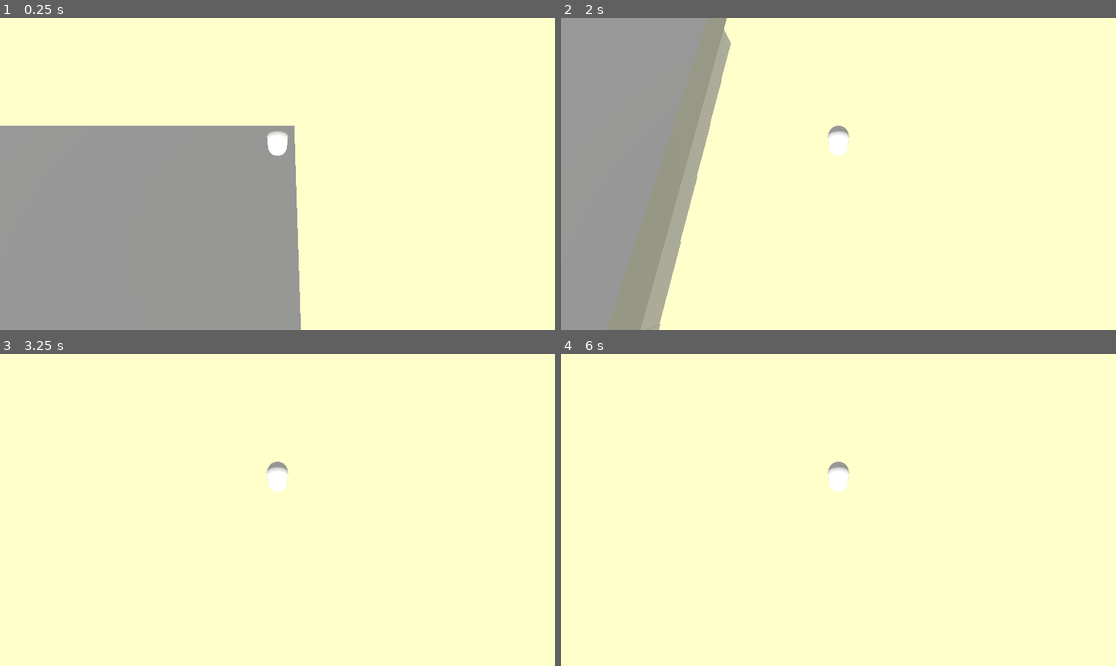
Above: before the commit, frames 1-4 (two rows, left to right).
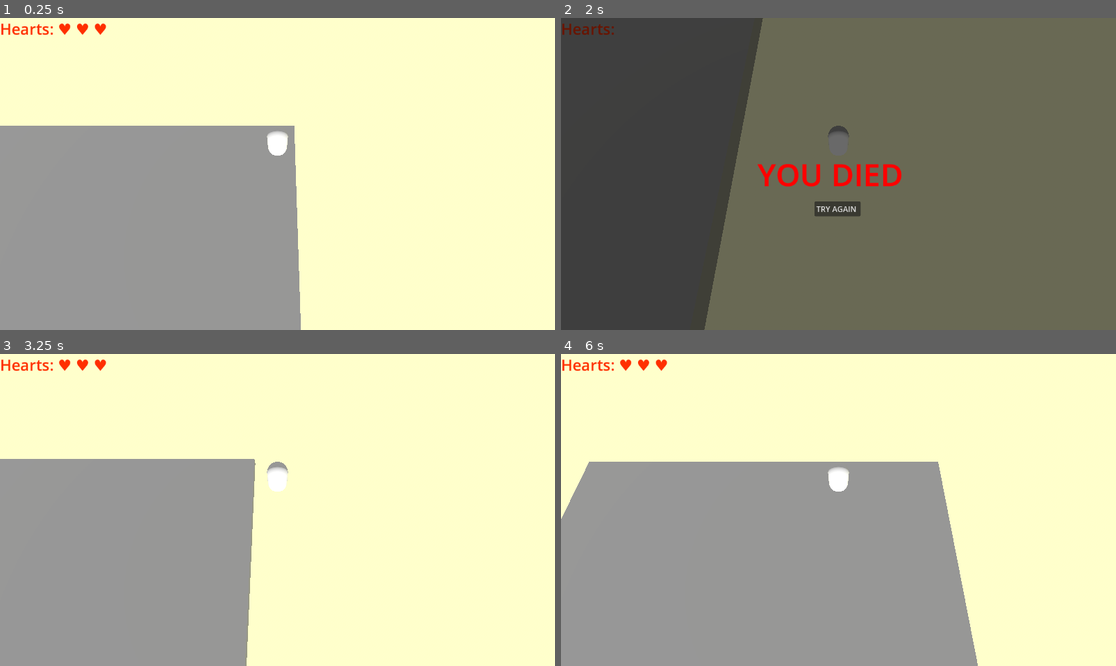
Above: after the commit, the same moments.

Repository: DanNoby/dyanomaze
Game: Godot game, scene res://scenes/main.tscn
Same seed, same stepped clock (60 frames per second), same inputs: the game is played once before the commit and once after it.
Inputs (mouse positions are in pixels of both pictures, inside the frame that each line leads up to):
- Up to frame 1 (0.25 s): no input
- Up to frame 2 (2 s): tap Enter at 0.5 s; hold Right (ui_right) 0.53-1.28 s; hold Down (ui_down) from 1.28 s (still down)
- Up to frame 3 (3.25 s): release Down (ui_down) at 2 s; click (277, 544) at 2 s, where only the run after the commit has a clickable "TRY AGAIN"; tap Space at 2.75 s; hold Right (ui_right) from 2.78 s (still down)
- Up to frame 4 (6 s): release Right (ui_right) at 3.53 s; hold Up (ui_up) 3.53-4.25 s; click (838, 544) at 4.25 s, where only the run after the commit has a clickable "TRY AGAIN"; tap Enter at 5 s; hold Left (ui_left) from 5.03 s (still down)

The runs differ from the first frame. In frame 1, 0.3% of the frame differs, in the area x 0-20%, y 1-6%; in frame 2, 100%, in the area x 0-100%, y 0-100%; in frame 3, 30%; in frame 4, 46%.

Commit message:
Hearts added, Game win and lose screens

Diff:
--- a/project.godot
+++ b/project.godot
@@ -14,3 +14,7 @@
 run/main_scene="uid://bwjgd7tgjtkpa"
 config/features=PackedStringArray("4.5", "Mobile")
 config/icon="res://icon.svg"
+
+[autoload]
+
+GameManager="*res://scripts/GameManager.gd"
--- /dev/null
+++ b/scenes/hud.gd
@@ -0,0 +1,51 @@
+extends CanvasLayer
+
+# Connect to our UI elements
+@onready var message_screen = $MessageScreen
+@onready var title_label = $MessageScreen/TitleLabel
+@onready var health_label = $HealthLabel
+
+func _ready():
+	# 1. Hide the menu initially
+	message_screen.visible = false
+
+	# 2. Update hearts immediately to match the starting difficulty
+	update_heart_display(GameManager.current_hearts)
+
+	# 3. Listen for signals from the GameManager
+	GameManager.health_changed.connect(update_heart_display)
+	GameManager.game_over.connect(show_game_over)
+	GameManager.level_complete.connect(show_win)
+
+# Updates the text when we get hit
+func update_heart_display(amount):
+	var txt = "Hearts: "
+	# Add a heart icon for every point of health we have
+	for i in range(amount):
+		txt += "♥ "
+	health_label.text = txt
+
+# Called when we run out of hearts
+func show_game_over():
+	title_label.text = "YOU DIED"
+	title_label.modulate = Color.RED
+	message_screen.visible = true
+
+	# Freeze the game
+	get_tree().paused = true
+
+# Called when we touch the Finish Zone
+func show_win():
+	title_label.text = "VICTORY!"
+	title_label.modulate = Color.GREEN
+	message_screen.visible = true
+
+	# Freeze the game
+	get_tree().paused = true
+
+# Connected to the button
+func _on_restart_button_pressed():
+	# Unfreeze before reloading!
+	get_tree().paused = false
+	# Tell the manager to restart the game
+	GameManager.start_game(GameManager.current_difficulty)
--- /dev/null
+++ b/scenes/hud.tscn
@@ -0,0 +1,72 @@
+[gd_scene load_steps=4 format=3 uid="uid://gbtcxvrrd3e3"]
+
+[ext_resource type="Script" uid="uid://cdr31a4hpuah2" path="res://scenes/hud.gd" id="1_ahhtf"]
+
+[sub_resource type="LabelSettings" id="LabelSettings_oo0fn"]
+font_size = 32
+font_color = Color(1, 0.18431373, 0, 1)
+
+[sub_resource type="LabelSettings" id="LabelSettings_5ysmq"]
+font_size = 64
+outline_size = 1
+
+[node name="HUD" type="CanvasLayer"]
+process_mode = 3
+script = ExtResource("1_ahhtf")
+
+[node name="HealthLabel" type="Label" parent="."]
+offset_right = 40.0
+offset_bottom = 23.0
+text = "Hearts ♥♥♥"
+label_settings = SubResource("LabelSettings_oo0fn")
+
+[node name="MessageScreen" type="Control" parent="."]
+visible = false
+layout_mode = 3
+anchors_preset = 15
+anchor_right = 1.0
+anchor_bottom = 1.0
+grow_horizontal = 2
+grow_vertical = 2
+
+[node name="ColorRect" type="ColorRect" parent="MessageScreen"]
+layout_mode = 1
+anchors_preset = 15
+anchor_right = 1.0
+anchor_bottom = 1.0
+grow_horizontal = 2
+grow_vertical = 2
+color = Color(0, 0, 0, 0.5882353)
+
+[node name="TitleLabel" type="Label" parent="MessageScreen"]
+layout_mode = 1
+anchors_preset = 8
+anchor_left = 0.5
+anchor_top = 0.5
+anchor_right = 0.5
+anchor_bottom = 0.5
+offset_left = -168.0
+offset_top = -44.0
+offset_right = 168.0
+offset_bottom = 44.0
+grow_horizontal = 2
+grow_vertical = 2
+text = "YOU DIED !"
+label_settings = SubResource("LabelSettings_5ysmq")
+
+[node name="RestartButton" type="Button" parent="MessageScreen"]
+layout_mode = 1
+anchors_preset = 8
+anchor_left = 0.5
+anchor_top = 0.5
+anchor_right = 0.5
+anchor_bottom = 0.5
+offset_left = -50.0
+offset_top = 57.0
+offset_right = 46.0
+offset_bottom = 88.0
+grow_horizontal = 2
+grow_vertical = 2
+text = "TRY AGAIN "
+
+[connection signal="pressed" from="MessageScreen/RestartButton" to="." method="_on_restart_button_pressed"]
--- a/scenes/main.tscn
+++ b/scenes/main.tscn
@@ -1,9 +1,10 @@
-[gd_scene load_steps=10 format=3 uid="uid://bwjgd7tgjtkpa"]
+[gd_scene load_steps=11 format=3 uid="uid://bwjgd7tgjtkpa"]
 
 [ext_resource type="PackedScene" uid="uid://bqlcqcfgrddw1" path="res://scenes/player.tscn" id="1_o5qli"]
 [ext_resource type="PackedScene" uid="uid://wm881yxtmiiy" path="res://scenes/trapwall.tscn" id="2_0wfyh"]
 [ext_resource type="Script" uid="uid://bsstxq4x6bki7" path="res://scenes/maze_container.gd" id="3_jyhfs"]
 [ext_resource type="PackedScene" uid="uid://bmivyrra1ojhy" path="res://scenes/finishzone.tscn" id="3_sugp2"]
+[ext_resource type="PackedScene" uid="uid://gbtcxvrrd3e3" path="res://scenes/hud.tscn" id="5_tbgi4"]
 
 [sub_resource type="BoxMesh" id="BoxMesh_sgp6g"]
 size = Vector3(20, 0.5, 21.7)
@@ -289,3 +290,5 @@
 
 [node name="Trapwall81" parent="MazeContainer" instance=ExtResource("2_0wfyh")]
 transform = Transform3D(0.99914664, 0.035730287, -0.020720849, -0.03597506, 0.99928576, -0.0115627, 0.020292902, 0.012298281, 0.9997184, 7.2014656, 0.53601336, -7.9350185)
+
+[node name="HUD" parent="." instance=ExtResource("5_tbgi4")]
--- /dev/null
+++ b/scripts/GameManager.gd
@@ -0,0 +1,36 @@
+extends Node
+
+# Signal to tell the UI to update when we take damage
+signal health_changed(new_amount)
+signal game_over
+signal level_complete
+
+# Difficulty Settings
+enum Difficulty { EASY, MEDIUM, HARD }
+var current_difficulty = Difficulty.EASY
+
+var max_hearts: int = 3
+var current_hearts: int = 3
+
+func start_game(difficulty_mode):
+	current_difficulty = difficulty_mode
+
+	# Set hearts based on mode
+	match current_difficulty:
+		Difficulty.EASY:
+			max_hearts = 3
+		Difficulty.MEDIUM:
+			max_hearts = 2
+		Difficulty.HARD:
+			max_hearts = 1
+
+	current_hearts = max_hearts
+	# Reset the game scene
+	get_tree().reload_current_scene()
+
+func take_damage():
+	current_hearts -= 1
+	emit_signal("health_changed", current_hearts)
+
+	if current_hearts <= 0:
+		emit_signal("game_over")
--- a/scripts/finish_zone.gd
+++ b/scripts/finish_zone.gd
@@ -1,16 +1,10 @@
 extends Area3D
 
 func _ready():
-	# Connect the "body_entered" signal via code (shortcut method!)
 	body_entered.connect(_on_body_entered)
 
 func _on_body_entered(body):
 	if body.name == "Player":
-		print("YOU WIN!")
-		# For now, let's just quit or reload.
-		# Later, we will show a "You Win" menu.
-		call_deferred("change_scene")
-
-func change_scene():
-	# If you have a Main Menu, go there. For now, just restart.
-	get_tree().reload_current_scene()
+		print("WIN!")
+		# This is the line your debugger was missing!
+		GameManager.emit_signal("level_complete")
--- a/scripts/player.gd
+++ b/scripts/player.gd
@@ -1,6 +1,8 @@
 extends CharacterBody3D
 
 const SPEED = 5.0
+var is_invincible = false
+@onready var mesh = $MeshInstance3D # Ensure this matches your visual node name
 
 func _physics_process(delta):
 	# Add gravity so the player stays on the floor
@@ -24,3 +26,36 @@
 		velocity.z = move_toward(velocity.z, 0, SPEED)
 
 	move_and_slide()
+	if global_position.y < -5.0:
+		die_instant()
+
+func hit():
+	# 1. If we are already blinking, ignore the damage
+	if is_invincible:
+		return
+
+	# 2. Tell the Manager to lose a heart
+	GameManager.take_damage()
+
+	# 3. Become invincible temporarily
+	is_invincible = true
+	if mesh:
+		mesh.transparency = 0.5 # Make player see-through
+
+	# 4. Wait 2 seconds
+	await get_tree().create_timer(2.0).timeout
+
+	# 5. Reset
+	is_invincible = false
+	if mesh:
+		mesh.transparency = 0.0
+
+func die_instant():
+	# 1. Stop processing movement so we don't trigger this 100 times
+	set_physics_process(false)
+
+	# 2. Tell GameManager to set hearts to 0 instantly
+	# (We manually force the game over signal)
+	GameManager.current_hearts = 0
+	GameManager.emit_signal("health_changed", 0)
+	GameManager.emit_signal("game_over")
--- a/scripts/trapwall.gd
+++ b/scripts/trapwall.gd
@@ -53,13 +53,15 @@
 func check_for_player_kill():
 	var bodies = kill_zone.get_overlapping_bodies()
 	for body in bodies:
-		if body.name == "Player":
-			die()
+		# Check if the body has the 'hit' function we just wrote
+		if body.has_method("hit"):
+			body.hit()
 
 func die():
 	print("Player Died!")
 	get_tree().reload_current_scene()
 
 func _on_area_3d_body_entered(body):
-	if current_state == DEADLY and body.name == "Player":
-		die()
+	if current_state == DEADLY:
+		if body.has_method("hit"):
+			body.hit()
Not shown, added: scenes/hud.gd.uid
Not shown, added: scripts/GameManager.gd.uid
